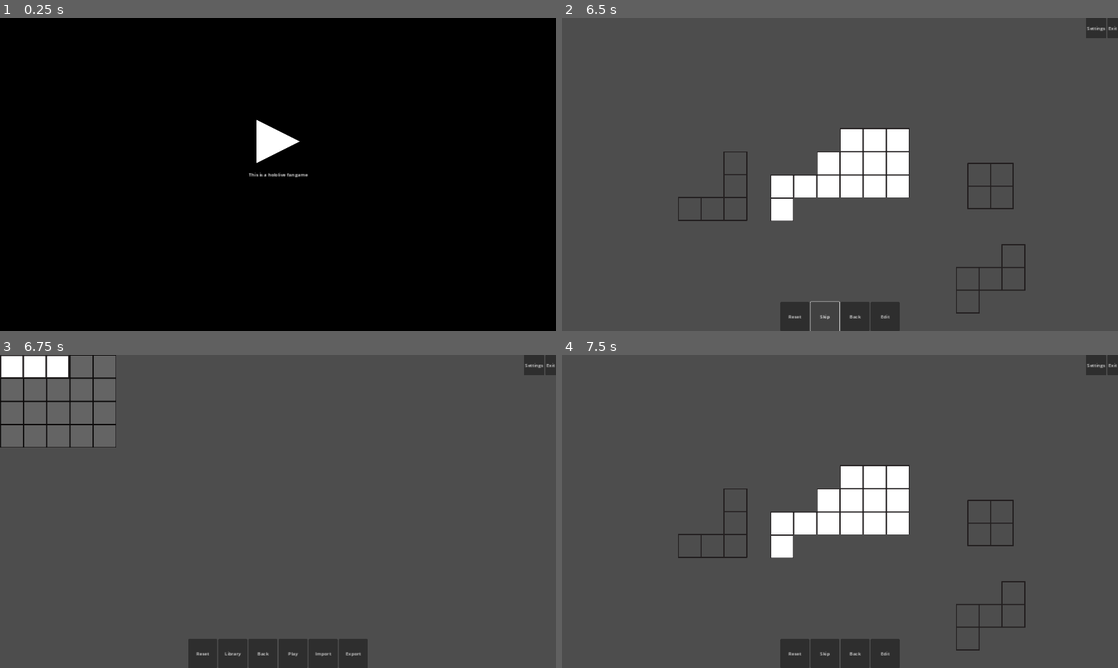
Above: before the commit, frames 1-4 (two rows, left to right).
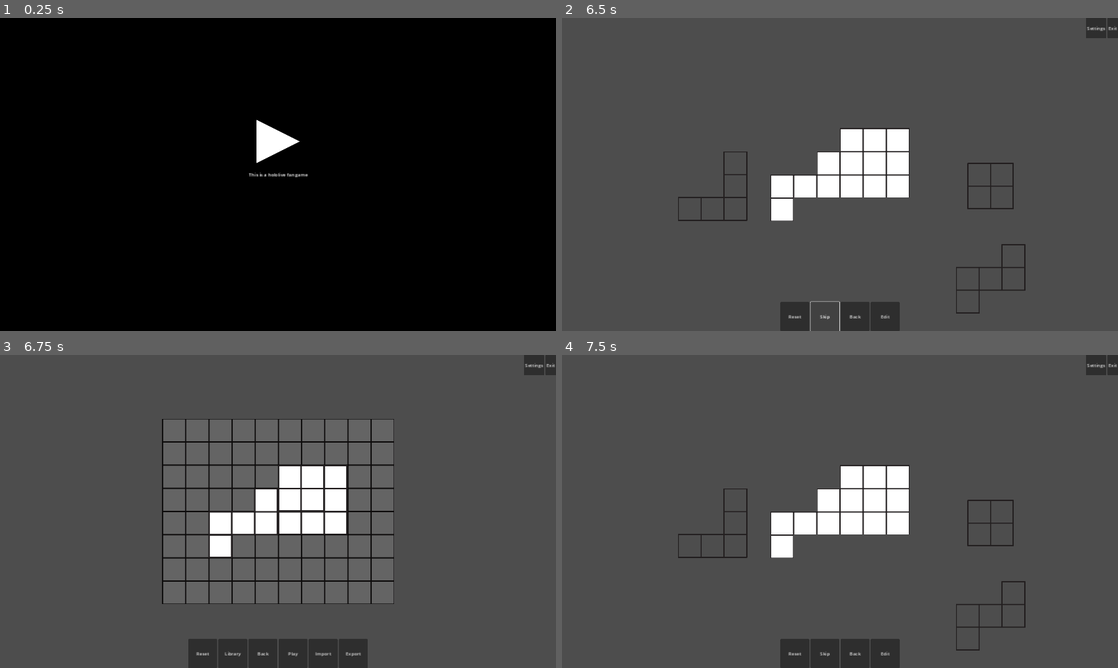
Above: after the commit, the same moments.

Repository: Saplings-Projects/Birthday-2024
Game: Godot game, scene res://MainScenes/screen_mngr_init_scene.tscn
The game is run twice, just before and just after one commit, with the same random seed, the same clock (stepped at 60 frames per second) and the same inputs.
Inputs (mouse positions are in pixels of both pictures, inside the frame that each line leads up to):
- Up to frame 1 (0.25 s): no input
- Up to frame 2 (6.5 s): tap Enter at 0.5, 2 s; move the mouse to (962, 158) at 0.52 s; press the mouse at (962, 158) at 0.53 s; tap Space at 1.25 s; move the mouse to (728, 190) at 1.27 s; release the mouse at (728, 190) at 1.28 s; tap A (RotateAnticlockwise) at 1.35 s; move the mouse to (895, 105) at 2.02 s; tap D (RotateClockwise) at 2.1 s; click "Play" at 2.75 s; click "Campaign Levels" at 3.5 s; click "Placeholder Play Button" at 4.25 s; click "Skip" at 5 s; click "Skip" at 5.75 s
- Up to frame 3 (6.75 s): click "Edit" at 6.5 s
- Up to frame 4 (7.5 s): click "Play" at 7.25 s

Frames 1-2 are identical in both runs. In frame 3, 7.8% of the frame differs, in the area x 0-71%, y 0-80%; in frame 4, nothing differs.

Commit message:
More bug fixes for popups and edit mode

Diff:
--- a/Birthday-2024-Project/MainScenes/confirmation_popup.tscn
+++ b/Birthday-2024-Project/MainScenes/confirmation_popup.tscn
@@ -12,18 +12,11 @@
 font = ExtResource("2_5t04e")
 font_size = 30
 
-[node name="ConfirmationPopup" type="Control"]
-layout_mode = 3
-anchors_preset = 15
-anchor_right = 1.0
-anchor_bottom = 1.0
-grow_horizontal = 2
-grow_vertical = 2
+[node name="ConfirmationPopup" type="CanvasLayer"]
 script = ExtResource("1_hpcja")
 clearScreenStack = false
 
 [node name="ColorRect" type="ColorRect" parent="."]
-layout_mode = 1
 anchors_preset = 15
 anchor_right = 1.0
 anchor_bottom = 1.0
@@ -32,7 +25,6 @@
 color = Color(0, 0, 0, 0.392157)
 
 [node name="Panel" type="Panel" parent="."]
-layout_mode = 1
 anchors_preset = 8
 anchor_left = 0.5
 anchor_top = 0.5
@@ -126,6 +118,7 @@
 autowrap_mode = 2
 
 [node name="Controller" type="Control" parent="." node_paths=PackedStringArray("myScreen", "titleText", "bodyText", "confirmButtonText", "cancelButtonText")]
+layout_mode = 3
 anchors_preset = 0
 offset_right = 40.0
 offset_bottom = 40.0
--- a/Birthday-2024-Project/MainScenes/main_level.tscn
+++ b/Birthday-2024-Project/MainScenes/main_level.tscn
@@ -58,7 +58,7 @@
 gridCenterOffset = Vector2(960, 540)
 startingPositions = Array[Vector2i]([Vector2i(6, 0), Vector2i(-6, 0), Vector2i(6, 4), Vector2i(-6, 4), Vector2i(6, -4), Vector2i(-6, -4), Vector2i(0, 6), Vector2i(0, -6)])
 
-[node name="GameManager" type="Node2D" parent="." node_paths=PackedStringArray("grid", "deletionZone","myScreen", "empty_state", "play_state", "win_state", "edit_state")]
+[node name="GameManager" type="Node2D" parent="." node_paths=PackedStringArray("grid", "deletionZone", "myScreen", "empty_state", "play_state", "win_state", "edit_state")]
 script = ExtResource("4_1cxrf")
 grid = NodePath("../GridMap")
 deletionZone = NodePath("../DeletionZone")
--- a/Birthday-2024-Project/MainScenes/screen_mngr_init_scene.tscn
+++ b/Birthday-2024-Project/MainScenes/screen_mngr_init_scene.tscn
@@ -7,5 +7,4 @@
 popupRoot = NodePath("PopupRoot")
 
 [node name="PopupRoot" type="CanvasLayer" parent="."]
-layer = 5
 follow_viewport_enabled = true
--- a/Birthday-2024-Project/MainScenes/splash_screen.tscn
+++ b/Birthday-2024-Project/MainScenes/splash_screen.tscn
@@ -4,16 +4,11 @@
 [ext_resource type="Script" path="res://Scripts/ScreenManagement/SplashScreenController.gd" id="2_7ejyb"]
 [ext_resource type="Texture2D" uid="uid://cy5r7j1tqfeud" path="res://Art/WhiteTriangle.png" id="2_dxllm"]
 
-[node name="SplashScreen" type="Control"]
-layout_mode = 3
-anchors_preset = 15
-anchor_right = 1.0
-anchor_bottom = 1.0
-grow_horizontal = 2
-grow_vertical = 2
+[node name="SplashScreen" type="CanvasLayer"]
 script = ExtResource("1_rg7jv")
 
 [node name="Controller" type="Control" parent="." node_paths=PackedStringArray("myScreen")]
+layout_mode = 3
 anchors_preset = 0
 offset_right = 40.0
 offset_bottom = 40.0
@@ -21,7 +16,6 @@
 myScreen = NodePath("..")
 
 [node name="ColorRect" type="ColorRect" parent="."]
-layout_mode = 1
 anchors_preset = 15
 anchor_right = 1.0
 anchor_bottom = 1.0
@@ -30,7 +24,6 @@
 color = Color(0, 0, 0, 1)
 
 [node name="Label" type="Label" parent="."]
-layout_mode = 1
 anchors_preset = 8
 anchor_left = 0.5
 anchor_top = 0.5
@@ -47,7 +40,6 @@
 vertical_alignment = 1
 
 [node name="TextureRect" type="TextureRect" parent="."]
-layout_mode = 1
 anchors_preset = 8
 anchor_left = 0.5
 anchor_top = 0.5
--- a/Birthday-2024-Project/ScenePrefabs/MainMenuController.tscn
+++ /dev/null
@@ -1,18 +0,0 @@
-[gd_scene load_steps=4 format=3 uid="uid://djitpkrdyydxc"]
-
-[ext_resource type="Script" path="res://Scripts/Game/MainMenu/MainMenuController.gd" id="1_bhs7v"]
-[ext_resource type="Script" path="res://Scripts/Game/MainMenu/States/MainMenuEmptyState.gd" id="2_2b8j4"]
-[ext_resource type="Script" path="res://Scripts/Game/MainMenu/States/MainMenuStartState.gd" id="3_mmrix"]
-
-[node name="MainMenuController" type="Node2D" node_paths=PackedStringArray("empty_state", "start_state")]
-script = ExtResource("1_bhs7v")
-empty_state = NodePath("States/MainMenuEmptyState")
-start_state = NodePath("States/MainMenuStartState")
-
-[node name="States" type="Node2D" parent="."]
-
-[node name="MainMenuEmptyState" type="Node2D" parent="States"]
-script = ExtResource("2_2b8j4")
-
-[node name="MainMenuStartState" type="Node2D" parent="States"]
-script = ExtResource("3_mmrix")
--- a/Birthday-2024-Project/ScenePrefabs/SettingsWindow.tscn
+++ b/Birthday-2024-Project/ScenePrefabs/SettingsWindow.tscn
@@ -6,17 +6,10 @@
 [ext_resource type="Resource" uid="uid://b74u14u4necbw" path="res://Resources/Audio/Samples/SampleFaunaNoises.tres" id="4_r7kmp"]
 [ext_resource type="AudioStream" uid="uid://cu8cq2y34vvj7" path="res://Resources/Audio/tone_220hz.wav" id="5_3jstt"]
 
-[node name="SettingsWindow" type="Control"]
-layout_mode = 3
-anchors_preset = 15
-anchor_right = 1.0
-anchor_bottom = 1.0
-grow_horizontal = 2
-grow_vertical = 2
+[node name="SettingsWindow" type="CanvasLayer"]
 script = ExtResource("1_ccik3")
 
 [node name="Tint" type="Panel" parent="."]
-layout_mode = 1
 anchors_preset = 15
 anchor_right = 1.0
 anchor_bottom = 1.0
@@ -24,7 +17,6 @@
 grow_vertical = 2
 
 [node name="MarginContainer" type="MarginContainer" parent="."]
-layout_mode = 1
 anchors_preset = 15
 anchor_right = 1.0
 anchor_bottom = 1.0
--- a/Birthday-2024-Project/Scripts/GridLogic.gd
+++ b/Birthday-2024-Project/Scripts/GridLogic.gd
@@ -51,7 +51,7 @@
 	xMaxGrid = 0
 	yMinGrid = 0
 	yMaxGrid = 0
-	global_position = Vector2(0,0)
+	global_position = gridCenterOffset
 
 func ImportLevel(jsonImportData : String):
 	var levelSetup : LevelSetup = LevelSetup.new()
@@ -96,7 +96,7 @@
 				availablePiece._SetReturnPoint()
 				iter += 1
 		else:
-			global_position = Vector2(0,0)
+			global_position = gridCenterOffset
 			for availablePiece in availablePieces:
 				availablePiece.return_piece(true)
 
--- a/Birthday-2024-Project/Scripts/UI/Settings/SettingsWindow.gd
+++ b/Birthday-2024-Project/Scripts/UI/Settings/SettingsWindow.gd
@@ -1,5 +1,5 @@
 class_name SettingsWindow
-extends Control
+extends CanvasLayer
 
 
 var _gm: GameMaster
Not shown: 1 places in Birthday-2024-Project/MainScenes/main_level.tscn that only renumber resources
Not shown: 1 places in Birthday-2024-Project/ScenePrefabs/PuzzleUiManager.tscn that only renumber resources
